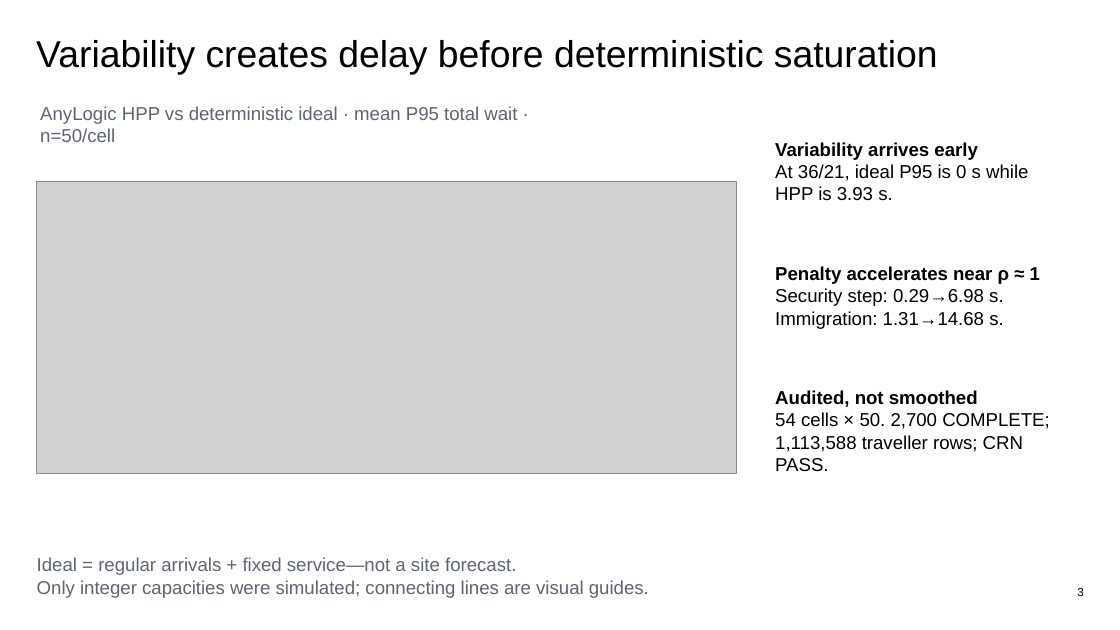
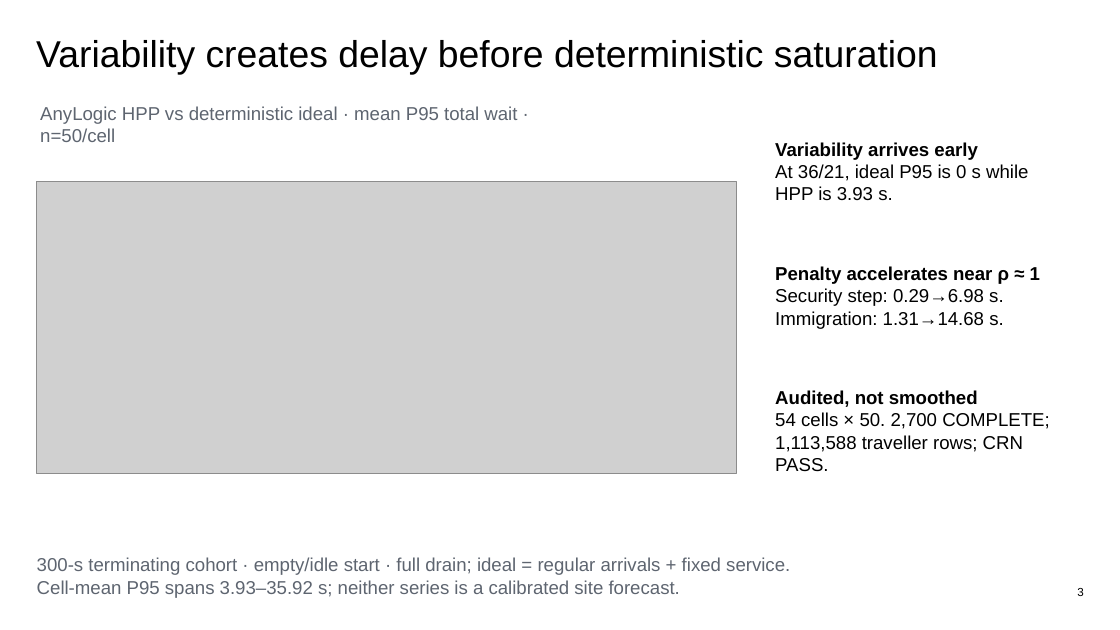
Before and after one commit to wangyu211/htx-checkpoint-simulation, a slide deck: slide 3 of slides/HTX_Task4_Operational_Insights.pptx. Drawn at 1120x630 pixels with LibreOffice and Linux fonts; fonts in the diff are those of the drawing; grey boxes stand for pictures. Boxes give left, top, right and bottom in pixels: in the first picture for what was removed or moved away, otherwise in the second. Text is boxed around its words. In the diff, an @@ line names an element or a change of style, - is before the commit and + after.

```diff
--- a/slides/HTX_Task4_Operational_Insights.pptx
+++ b/slides/HTX_Task4_Operational_Insights.pptx
@@ text at (x1=37, y1=557, x2=790, y2=598): text changed @@
-Ideal = regular arrivals + fixed service—not a site forecast.
-Only integer capacities were simulated; connecting lines are visual guides.
+300-s terminating cohort · empty/idle start · full drain; ideal = regular arrivals + fixed service.
+Cell-mean P95 spans 3.93–35.92 s; neither series is a calibrated site forecast.
```
Also in this commit, not shown: 3 other slides changed, 1 other file.
